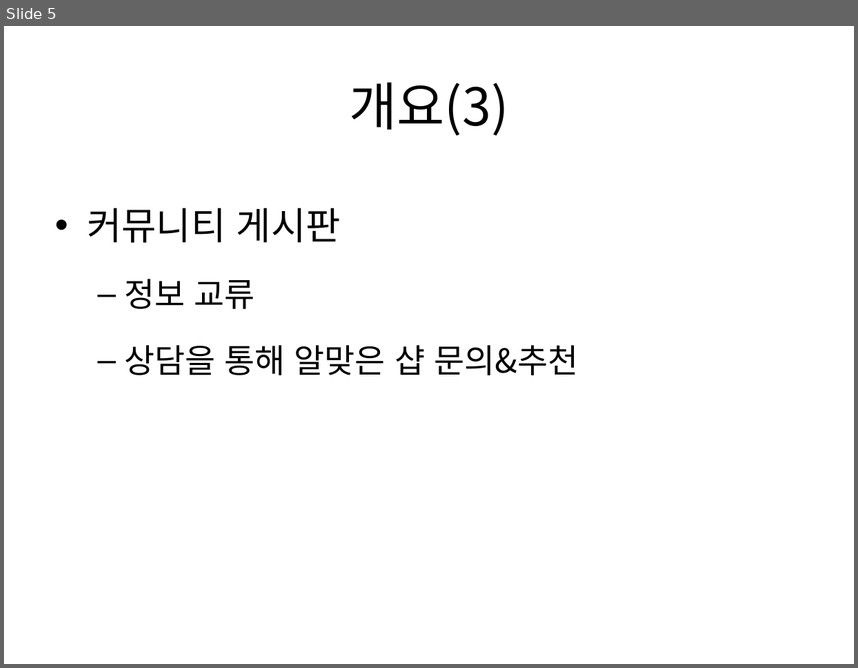
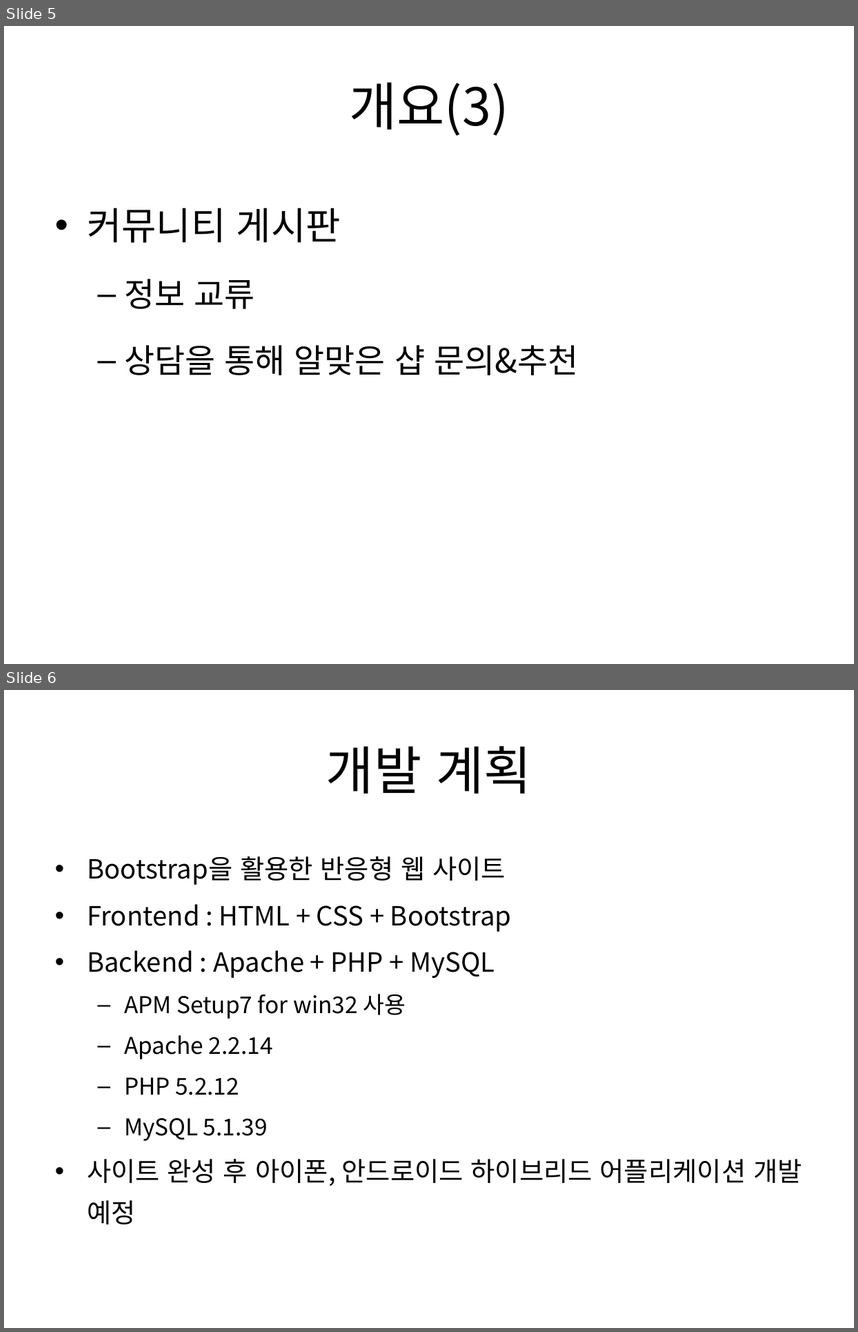
Before and after one commit to kurodari/ttm, a slide deck: docs/ttm 기획서 pt.pptx. Shown one above the other, each under a label of ours: slide 5 before the commit, slides 5 and 6 after it. The pictures are 858x668 and 858x1332 pixels, drawn with LibreOffice and Linux fonts; fonts in the diff are those of the drawing. Boxes give left, top, right and bottom in pixels: in the first picture for what was removed or moved away, otherwise in the second. Text is boxed around its words. In the diff, an @@ line names an element or a change of style, - is before the commit and + after.

Commit message:
개발계획 추가

```diff
--- a/docs/ttm 기획서 pt.pptx
+++ b/docs/ttm 기획서 pt.pptx
@@ slide 6 added at (4, 690, 854, 1328), background #FFFFFF @@
@@ title added at (326, 746, 532, 793), 44 pt, text #000000 @@
+개발 계획
@@ text added at (87, 856, 802, 1224), 22.4 pt, text #000000 @@
+• Bootstrap을 활용한 반응형 웹 사이트
+• Frontend : HTML + CSS + Bootstrap
+• Backend : Apache + PHP + MySQL
+  – APM Setup7 for win32 사용
+  – Apache 2.2.14
+  – PHP 5.2.12
+  – MySQL 5.1.39
+• 사이트 완성 후 아이폰, 안드로이드 하이브리드 어플리케이션 개발 예정
```
